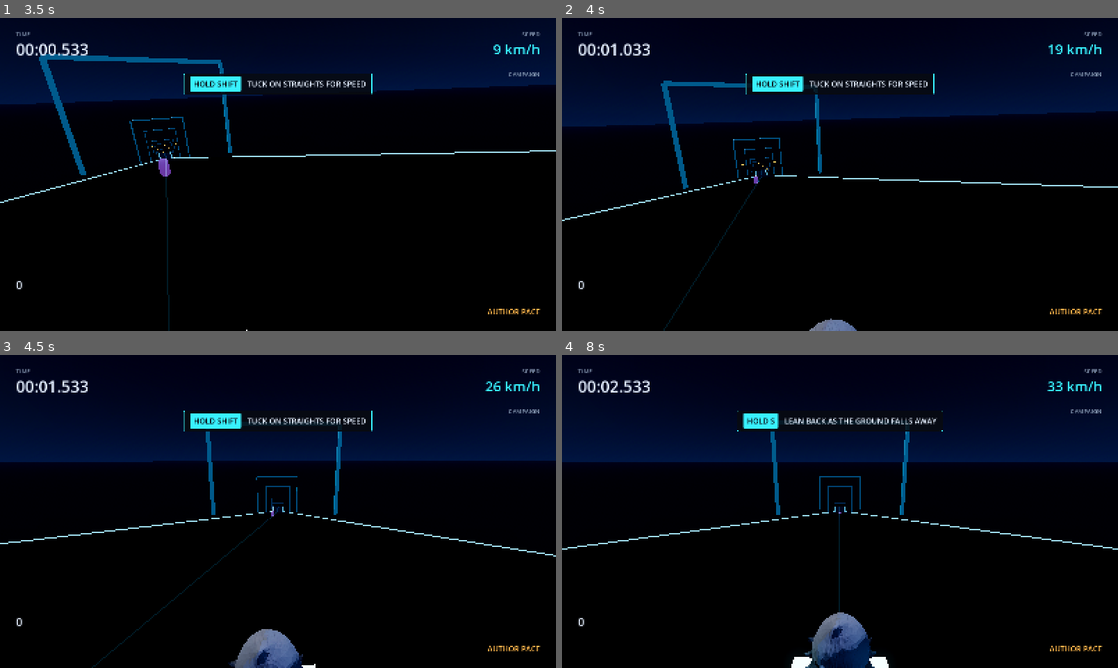
Above: before the commit, frames 1-4 (two rows, left to right).
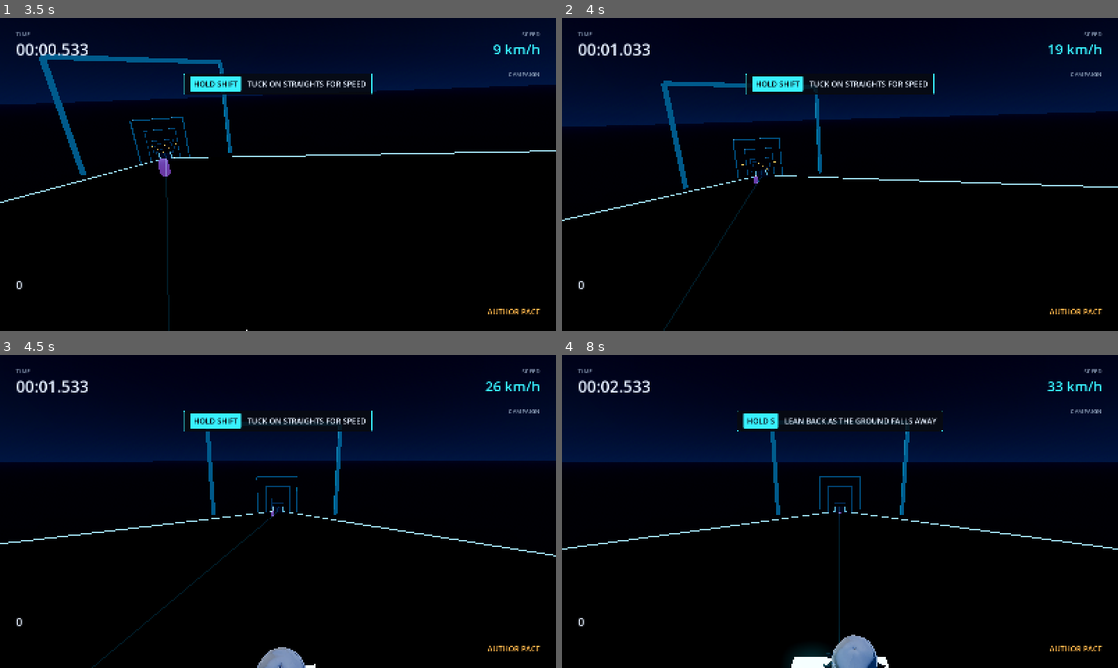
Above: after the commit, the same moments.

Repository: mikeylambo/Lets-Slide
Game: Godot game, scene res://Main.tscn
Two runs of this game, one before a commit and one after it. Both use one fixed random seed, a clock stepped at 60 frames per second and the inputs below.
Inputs (mouse positions are in pixels of both pictures, inside the frame that each line leads up to):
- Up to frame 1 (3.5 s): click "START YOUR FIRST DESCENT" at 0.5 s; tap Enter (ui_accept) at 1.25 s; move the mouse to (400, 158) at 1.27 s; hold D (steer_right) 1.28-2 s; hold Shift (tuck) 1.28-2 s; click (400, 158) at 1.42 s; tap J (dev_jump) at 1.52 s; drag from (166, 190) to (250, 237) at 2.02 s; move the mouse to (333, 105) at 2.77 s; hold D (steer_right) from 2.78 s (still down); hold Shift (tuck) from 2.78 s (still down); tap Tab at 2.85 s
- Up to frame 2 (4 s): release D (steer_right) at 3.5 s; release Shift (tuck) at 3.5 s; drag from (812, 237) to (673, 127) at 3.52 s
- Up to frame 3 (4.5 s): move the mouse to (444, 558) at 4.27 s; hold A (steer_left) from 4.28 s (still down); hold Shift (tuck) from 4.28 s (still down); tap B at 4.35 s
- Up to frame 4 (8 s): tap J (dev_jump) at 4.52, 7.52 s; tap R (retry) at 4.9 s; release A (steer_left) at 5 s; release Shift (tuck) at 5 s; drag from (673, 464) to (756, 433) at 5.02 s; move the mouse to (867, 511) at 5.77 s; hold Space (brake) 5.78-6.5 s; hold Shift (tuck) 5.78-6.5 s; tap T at 5.85 s; click (867, 511) at 5.92 s; drag from (756, 433) to (728, 527) at 6.52 s; move the mouse to (962, 495) at 7.27 s; hold W (lean_forward) from 7.28 s (still down); hold Shift (tuck) from 7.28 s (still down); tap 5 at 7.35 s

Frame 1 is identical in both runs. In frame 2, 0.2% of the frame differs, in the area x 44-53%, y 96-100%; in frame 3, 1.1%; in frame 4, 1.7%, in the area x 43-59%, y 82-100%.

Commit message:
Rigged Ed rides side-on in a procedural board stance
Ed's Meshy model is remeshed to ~15.5k tris, auto-rigged (24-bone
humanoid) and repacked with 2K/1K JPEG PBR textures (5.5 MB).

EdRig poses the skeleton every frame from the motor state: a
regular-footed side-on stance, shoulders opened toward the nose so the
arms read wide from the chase cam, IK-planted feet, a low tuck with
hands at the knees, and arms flung wide in the air. Landing squash and
a subtle breathing sway carry over from the stand-in.

Fixes the size normalisation for skinned meshes, which ignored the bind
poses and scaled a rigged model 100x too large. Presentation tests
cover the side-on stance, the tuck, planted feet and finite extremes.

Co-Authored-By: Claude Opus 5.5 <noreply@anthropic.com>
Claude-Session: https://claude.ai/code/session_01U56ELCUVctxHToV5ZqvXTR

Diff:
--- /dev/null
+++ b/src/player/EdRig.gd
@@ -0,0 +1,190 @@
+class_name EdRig
+extends RefCounted
+
+## Poses Ed's rigged model (the Meshy humanoid skeleton) into a side-on board
+## stance, every frame, from the motor's state. No authored clips: the body is
+## built from frames and two-bone IK so it always stays planted on the board.
+##
+## The stance is a regular-footed rider: left foot leading, chest square to the
+## board's toe edge, shoulders opened toward travel, head turned to look down
+## the line. Tuck folds him low with hands at his knees; in the air he sinks
+## into the board and throws both arms wide and high.
+##
+## Everything works in skeleton space, where the glTF model faces +Z, so
+## +Z is the direction of travel and -X (Ed's chest after the turn) is the toe
+## edge of the board.
+
+const REQUIRED = [
+	"Hips", "Spine02", "Spine01", "Spine", "neck", "Head",
+	"LeftArm", "LeftForeArm", "LeftHand", "RightArm", "RightForeArm", "RightHand",
+	"LeftUpLeg", "LeftLeg", "LeftFoot", "RightUpLeg", "RightLeg", "RightFoot",
+]
+const SPINE = ["Spine02", "Spine01", "Spine"]          ## hips -> chest
+
+const TRAVEL = Vector3(0, 0, 1)
+const TOE = Vector3(-1, 0, 0)
+const UP = Vector3.UP
+
+var skel: Skeleton3D
+var _b = {}            ## bone name -> index
+var _rest_l = {}       ## index -> rest local Transform3D
+var _rest_g = {}       ## index -> rest global Transform3D
+var _g = {}            ## index -> posed global Transform3D (this frame)
+var _order: Array[int] = []
+var _leg = 1.0         ## hip-to-ankle length
+var _arm = 1.0         ## shoulder-to-wrist length
+var _ankle_y = 0.0
+var _center = Vector3.ZERO
+
+## Returns null when the skeleton is not the humanoid we expect, so the caller
+## can fall back to showing the model as authored.
+static func create(skeleton: Skeleton3D) -> EdRig:
+	for n in REQUIRED:
+		if skeleton.find_bone(n) < 0: return null
+	var rig = EdRig.new()
+	rig._setup(skeleton)
+	return rig
+
+func _setup(skeleton: Skeleton3D) -> void:
+	skel = skeleton
+	for n in REQUIRED: _b[n] = skel.find_bone(n)
+	for i in skel.get_bone_count():
+		_rest_l[i] = skel.get_bone_rest(i)
+		_rest_g[i] = skel.get_bone_global_rest(i)
+	_leg = _len("LeftLeg") + _len("LeftFoot")
+	_arm = _len("LeftForeArm") + _len("LeftHand")
+	_ankle_y = (_rest_g[_b["LeftFoot"]].origin.y + _rest_g[_b["RightFoot"]].origin.y) * 0.5
+	var hips: Vector3 = _rest_g[_b["Hips"]].origin
+	_center = Vector3(hips.x, 0.0, hips.z)
+
+func _len(child: String) -> float:
+	return (_rest_l[_b[child]] as Transform3D).origin.length()
+
+# ------------------------------------------------------------------- solver
+## Where a bone sits this frame: posed if set, else carried by its parents.
+func _global(i: int) -> Transform3D:
+	if i < 0: return Transform3D.IDENTITY
+	return _g[i] if _g.has(i) else _follow(i)
+
+func _follow(i: int) -> Transform3D:
+	return _global(skel.get_bone_parent(i)) * _rest_l[i]
+
+func _put(i: int, xf: Transform3D) -> void:
+	_g[i] = xf
+	_order.append(i)
+
+## Orients a bone absolutely: its rest frame (facing +Z, up +Y, as authored in
+## the T-pose) is turned to face `fwd` with `up`.
+func _orient(name: String, fwd: Vector3, up: Vector3) -> void:
+	var i: int = _b[name]
+	var u = _follow(i)
+	u.basis = Basis.looking_at(-fwd, up) * (_rest_g[i] as Transform3D).basis
+	_put(i, u)
+
+## Swings a bone (minimal rotation) so it points at `target`.
+func _aim(name: String, child: String, target: Vector3) -> void:
+	var i: int = _b[name]
+	var u = _follow(i)
+	var cur = (u.basis * (_rest_l[_b[child]] as Transform3D).origin).normalized()
+	var want = (target - u.origin).normalized()
+	if cur.dot(want) < 0.9999:
+		u.basis = Basis(Quaternion(cur, want)) * u.basis
+	_put(i, u)
+
+## Two-bone IK: upper -> lower -> end reaches `target`, bending toward `pole`.
+func _limb(upper: String, lower: String, end: String, target: Vector3, pole: Vector3) -> void:
+	var a = _follow(_b[upper]).origin
+	var l1 = _len(lower); var l2 = _len(end)
+	var to = target - a
+	var d = clampf(to.length(), absf(l1 - l2) + 0.01, (l1 + l2) * 0.999)
+	var dir = to.normalized() if to.length() > 0.0001 else -UP
+	var cos_a = clampf((l1 * l1 + d * d - l2 * l2) / (2.0 * l1 * d), -1.0, 1.0)
+	var side = pole - dir * pole.dot(dir)
+	side = side.normalized() if side.length() > 0.0001 else TOE
+	var knee = a + dir * l1 * cos_a + side * l1 * sqrt(1.0 - cos_a * cos_a)
+	_aim(upper, lower, knee)
+	_aim(lower, end, a + dir * d)
+
+func _commit() -> void:
+	for i in _order:
+		var p = skel.get_bone_parent(i)
+		var local = _global(p).affine_inverse() * (_g[i] as Transform3D)
+		skel.set_bone_pose_rotation(i, local.basis.orthonormalized().get_rotation_quaternion())
+		if p < 0 or i == _b["Hips"]:
+			skel.set_bone_pose_position(i, local.origin)
+
+## A body frame: turned `yaw_deg` from travel (negative turns toward the toe
+## edge) and bent `bend_deg` forward from vertical.
+static func _frame(yaw_deg: float, bend_deg: float) -> Array:
+	var y = deg_to_rad(yaw_deg)
+	var f0 = Vector3(sin(y), 0.0, cos(y))
+	var k = UP.cross(f0).normalized()
+	var b = deg_to_rad(bend_deg)
+	return [f0.rotated(k, b), UP.rotated(k, b)]
+
+# --------------------------------------------------------------------- pose
+## tuck, air, speed 0..1; squash 0..1 on landing; t is a running clock (s).
+func pose(tuck: float, air: float, speed: float, squash: float, t: float) -> void:
+	_g.clear(); _order.clear()
+	var calm = (1.0 - air) * (1.0 - tuck)
+	var breathe = sin(t * 2.4) * calm
+
+	# Hips: low and a touch behind the board's centre so the lean balances.
+	var drop = _leg * (0.25 + 0.13 * tuck + 0.08 * air + 0.04 * speed + 0.12 * squash + 0.008 * breathe)
+	var hips_rest: Vector3 = (_rest_g[_b["Hips"]] as Transform3D).origin
+	var hips_pos = hips_rest + Vector3(0, -drop, 0) - TOE * _leg * (0.05 + 0.07 * tuck)
+	var bend = 14.0 + 22.0 * tuck + 6.0 * air + 6.0 * squash
+	var f = _frame(-74.0, bend)
+	var i: int = _b["Hips"]
+	_put(i, Transform3D(Basis.looking_at(-f[0], f[1]) * (_rest_g[i] as Transform3D).basis, hips_pos))
+
+	# Spine: curls forward up the chain and opens the shoulders toward travel,
+	# surf-style, so the arms read wide from the chase camera behind him.
+	for s in 3:
+		f = _frame(-64.0 + 9.0 * s, bend + (5.0 + 4.0 * s) * (1.0 + tuck) + 1.5 * breathe)
+		_orient(SPINE[s], f[0], f[1])
+
+	# Head and neck: eyes down the line, held level against the lean.
+	var look = Vector3(0, -0.12 - 0.1 * tuck + 0.15 * air, 0)
+	var neck_f = (TOE * 0.6 + TRAVEL * 0.8 + look).normalized()
+	var head_f = (TOE * 0.18 + TRAVEL + look).normalized()
+	var lean_up = (UP + TOE * 0.12 * (1.0 + tuck)).normalized()
+	_orient("neck", neck_f, lean_up)
+	_orient("Head", head_f, (UP + TOE * 0.06).normalized())
+
+	# Legs: wide stance across the board, knees tracking over the toes.
+	var spread = _leg * 0.5
+	for side in [1.0, -1.0]:
+		var prefix = "Left" if side > 0.0 else "Right"
+		var ankle = _center + Vector3(0, _ankle_y, 0) + TRAVEL * spread * side
+		var pole = TOE + TRAVEL * 0.35 * side + UP * 0.1
+		_limb(prefix + "UpLeg", prefix + "Leg", prefix + "Foot", ankle, pole)
+		# Feet flat on the deck, ducked: lead toes forward, rear toes back.
+		var foot_f = _frame(-90.0 + (16.0 if side > 0.0 else -10.0), 0.0)
+		_orient(prefix + "Foot", foot_f[0], UP)
+
+	# Arms: out for balance on the ground, in at the knees when tucking, flung
+	# wide and high in the air.
+	var sway = sin(t * 1.7) * 0.06 * calm
+	for side in [1.0, -1.0]:
+		var prefix = "Left" if side > 0.0 else "Right"
+		var shoulder = _follow(_b[prefix + "Arm"]).origin
+		var ride: Vector3
+		var tucked: Vector3
+		var flying: Vector3
+		if side > 0.0:
+			ride = shoulder + (TRAVEL * 0.75 - TOE * 0.45 - UP * (0.3 + sway)).normalized() * _arm * 0.93
+			tucked = shoulder + (TOE * 0.6 + TRAVEL * 0.3 - UP * 0.75).normalized() * _arm * 0.8
+			flying = shoulder + (TRAVEL * 0.6 - TOE * 0.35 + UP * 0.7).normalized() * _arm * 0.95
+		else:
+			ride = shoulder + (-TRAVEL * 0.7 + TOE * 0.55 - UP * (0.35 - sway)).normalized() * _arm * 0.93
+			tucked = shoulder + (TOE * 0.55 - TRAVEL * 0.25 - UP * 0.8).normalized() * _arm * 0.8
+			flying = shoulder + (-TRAVEL * 0.6 + TOE * 0.45 + UP * 0.6).normalized() * _arm * 0.95
+		var hand = ride.lerp(tucked, tuck).lerp(flying, air)
+		_limb(prefix + "Arm", prefix + "ForeArm", prefix + "Hand", hand, -UP - TOE * 0.6 - TRAVEL * 0.2 * side)
+
+	_commit()
+
+## Clears the procedural pose (back to the authored T-pose).
+func reset() -> void:
+	skel.reset_bone_poses()
--- a/src/player/RiderModel.gd
+++ b/src/player/RiderModel.gd
@@ -9,7 +9,9 @@
 ##
 ## Either way the rider is posed procedurally from the motor's state: crouch
 ## and arm balance on the ground, a tighter shape when tucking, arms up in the
-## air, a squash on landing. Lean into turns comes from SlideBody's roll.
+## air, a squash on landing. Lean into turns comes from SlideBody's roll. A
+## rigged model rides side-on in a board stance (see EdRig); a static one is
+## shown as authored.
 
 const GLB_PATH = "res://art/ed/ed.glb"
 ## Where the rider model comes from. A res:// path is imported by Godot; any
@@ -44,6 +46,8 @@
 var _squash = 0.0
 var _pose_tuck = 0.0
 var _pose_air = 0.0
+var _clock = 0.0
+var _rig: EdRig = null                ## set when the model has Ed's skeleton
 
 func _ready() -> void:
 	# Chibi proportions at 0.62 keep the horizon clear for the tuned chase cam.
@@ -77,14 +81,43 @@
 	inst.position = Vector3(-box.get_center().x * s, FEET_Y - box.position.y * s, box.get_center().z * s)
 	for mi in inst.find_children("*", "MeshInstance3D", true, false):
 		(mi as MeshInstance3D).cast_shadow = GeometryInstance3D.SHADOW_CASTING_SETTING_ON
+		_unbake_light(mi)
+	var skels = inst.find_children("*", "Skeleton3D", true, false)
+	if not skels.is_empty():
+		_rig = EdRig.create(skels[0])
+	if _rig:
+		for ap in inst.find_children("*", "AnimationPlayer", true, false):
+			(ap as AnimationPlayer).stop()
+		pose(0.0, 0.0, 0.6)
 	return true
+
+## Meshy exports bake the lit colour into an emissive copy of the albedo, which
+## would make Ed glow flat under the course lighting. The game lights him.
+static func _unbake_light(mi: MeshInstance3D) -> void:
+	if mi.mesh == null: return
+	for i in mi.mesh.get_surface_count():
+		var m = mi.mesh.surface_get_material(i) as BaseMaterial3D
+		if m and m.emission_enabled:
+			var own = m.duplicate() as BaseMaterial3D
+			own.emission_enabled = false
+			own.rim_enabled = true; own.rim = 0.3; own.rim_tint = 0.5
+			mi.set_surface_override_material(i, own)
 
 static func _aabb(n: Node, xf: Transform3D) -> AABB:
 	var out = AABB()
 	var first = true
 	var t = xf * (n.transform if n is Node3D else Transform3D.IDENTITY)
 	if n is MeshInstance3D and n.mesh:
-		var b = t * (n as MeshInstance3D).get_aabb()
+		var mi := n as MeshInstance3D
+		var mt = t
+		# A skinned mesh renders in its skeleton's space through the bind
+		# poses, not through its own node transform.
+		if mi.skin and mi.skin.get_bind_count() > 0 and mi.get_parent() is Skeleton3D:
+			var sk := mi.get_parent() as Skeleton3D
+			var bone = mi.skin.get_bind_bone(0)
+			if bone < 0: bone = sk.find_bone(mi.skin.get_bind_name(0))
+			if bone >= 0: mt = xf * sk.get_bone_global_rest(bone) * mi.skin.get_bind_pose(0)
+		var b = mt * mi.get_aabb()
 		out = b; first = false
 	for c in n.get_children():
 		var cb = _aabb(c, t)
@@ -172,6 +205,8 @@
 ## tuck 0..1, air 0..1, ground speed fraction 0..1. Positions are in the
 ## board's frame: -Z is the direction of travel.
 func pose(tuck: float, air: float, speed_t: float) -> void:
+	if _rig:
+		_rig.pose(tuck, air, speed_t, _squash, _clock); return
 	if is_imported or _parts.is_empty(): return
 	var crouch = lerpf(0.0, 0.16, tuck) + 0.06 * speed_t
 	var squash = _squash
@@ -227,6 +262,7 @@
 	_squash = clampf(speed / 40.0, 0.2, 1.0) * (1.2 - clampf(quality, 0.0, 1.0))
 
 func animate(delta: float, tuck: float, grounded: bool, speed_t: float) -> void:
+	_clock += delta
 	_squash = move_toward(_squash, 0.0, delta * 3.0)
 	_pose_tuck = lerpf(_pose_tuck, tuck, clampf(delta * 10.0, 0.0, 1.0))
 	_pose_air = lerpf(_pose_air, 0.0 if grounded else 1.0, clampf(delta * 6.0, 0.0, 1.0))
--- a/tests/PresentationTests.gd
+++ b/tests/PresentationTests.gd
@@ -42,6 +42,17 @@
 		await get_tree().process_frame
 		var box = RiderModel._aabb(real, Transform3D.IDENTITY)
 		check("Ed's model (art/ed/ed.glb) loads at riding height", real.is_imported and absf(box.size.y - RiderModel.HEIGHT * RiderModel.RIDE_SCALE) < 0.01, str(box.size))
+		if real._rig:
+			var sk: Skeleton3D = real._rig.skel
+			var bone = func(n): return sk.get_bone_global_pose(sk.find_bone(n)).origin
+			real.pose(0.0, 0.0, 0.5)
+			var lf: Vector3 = bone.call("LeftFoot"); var rf: Vector3 = bone.call("RightFoot"); var hips: Vector3 = bone.call("Hips")
+			check("rigged Ed rides side-on, feet spread along the board", absf(lf.z - rf.z) > 3.0 * absf(lf.x - rf.x), "%s %s" % [lf, rf])
+			real.pose(1.0, 0.0, 1.0)
+			check("tuck lowers rigged Ed", bone.call("Hips").y < hips.y)
+			check("feet stay planted through the tuck", bone.call("LeftFoot").distance_to(lf) < hips.y * 0.01, str(bone.call("LeftFoot")))
+			real.pose(1.0, 1.0, 1.0)
+			check("rig poses are finite at the extremes", bone.call("LeftHand").is_finite() and bone.call("Head").is_finite())
 		real.queue_free()
 
 	# A 2 m tall model exported at runtime is normalised to Ed's 1.2 m.
Binary file changed: art/ed/ed.glb
Binary file removed: art/ed/ed_Image_0.jpg
Binary file removed: art/ed/ed_Image_1.png
Binary file added: art/ed/ed_normal.jpg
Binary file added: art/ed/ed_texture_0.jpg
Binary file added: art/ed/ed_texture_0_metallic_roughness.jpg
Binary file changed: art/ed/meshy/preview_ed_ingame.png
Not shown, added: src/player/EdRig.gd.uid
Not shown, changed: art/ed/meshy/README.md
